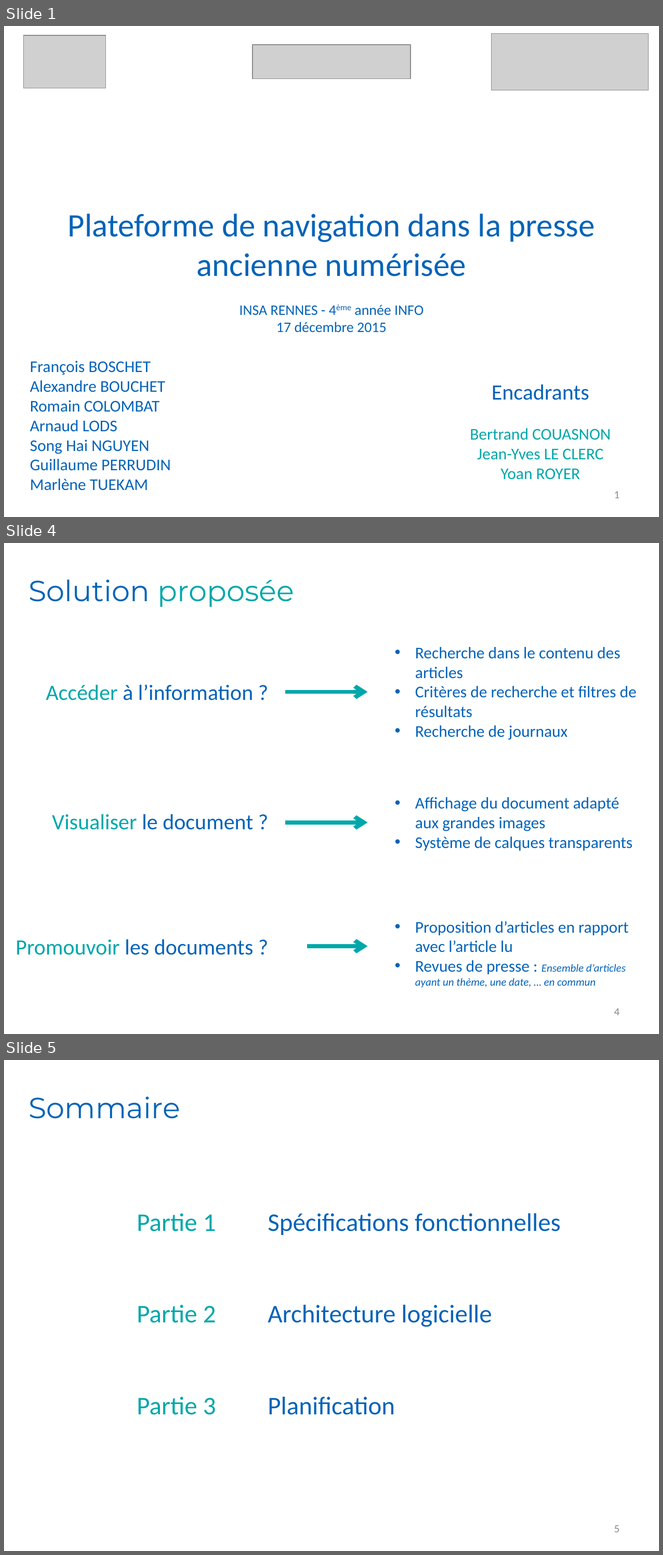
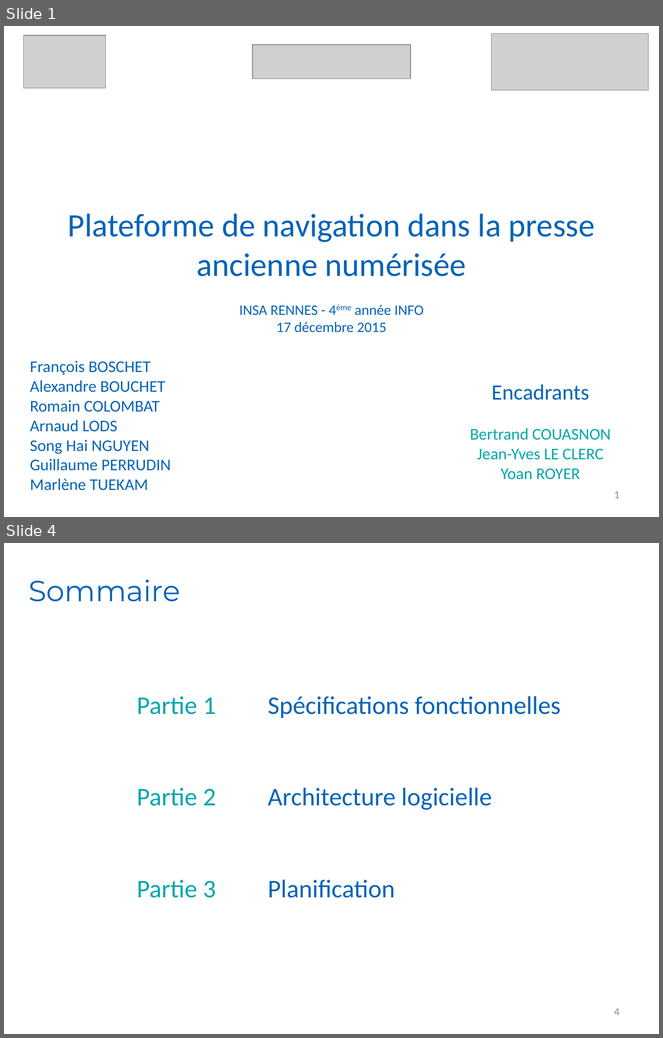
Before and after one commit to Romcol/Gutemberg-rapports, a slide deck: defense/1_project/powerpoint.pptx. Shown one above the other, each under a label of ours: slides 1, 4 and 5 before the commit, slides 1 and 4 after it; the slides between them are not shown. The pictures are 663x1555 and 663x1038 pixels, drawn with LibreOffice and Linux fonts; fonts in the diff are those of the drawing; grey boxes stand for pictures; background and template pictures are left out. Boxes give left, top, right and bottom in pixels: in the first picture for what was removed or moved away, otherwise in the second. Text is boxed around its words. In the diff, an @@ line names an element or a change of style, - is before the commit and + after.

```diff
--- a/defense/1_project/powerpoint.pptx
+++ b/defense/1_project/powerpoint.pptx
@@ slide 4 removed at (x1=4, y1=543, x2=659, y2=1034), background picture (left out) @@
@@ title removed at (x1=28, y1=579, x2=294, y2=607) @@
-Solution proposée
@@ text removed at (x1=415, y1=647, x2=637, y2=740) @@
-• Recherche dans le contenu des articles
-• Critères de recherche et filtres de résultats
-• Recherche de journaux
@@ text removed at (x1=46, y1=684, x2=253, y2=701) @@
-Accéder à l’information ?
@@ arrow removed from (285, 692) to (367, 692) @@
@@ text removed at (x1=415, y1=797, x2=633, y2=851) @@
-• Affichage du document adapté aux grandes images
-• Système de calques transparents
@@ text removed at (x1=52, y1=814, x2=253, y2=830) @@
-Visualiser le document ?
@@ arrow removed from (285, 823) to (367, 823) @@
@@ text removed at (x1=415, y1=922, x2=629, y2=988) @@
-• Proposition d’articles en rapport avec l’article lu
-• Revues de presse : Ensemble d’articles ayant un thème, une date, … en commun
@@ text removed at (x1=15, y1=939, x2=254, y2=955) @@
-Promouvoir les documents ?
@@ arrow removed from (307, 947) to (367, 947) @@
@@ page number removed at (x1=614, y1=1008, x2=620, y2=1016) @@
-4
@@ what was slide 5 is now slide 4 @@
@@ page number at (x1=614, y1=1008, x2=620, y2=1016): text changed @@
-5
+4
```
Also in this commit, not shown: 8 slides changed, 1 slide added, 1 other slide removed.
